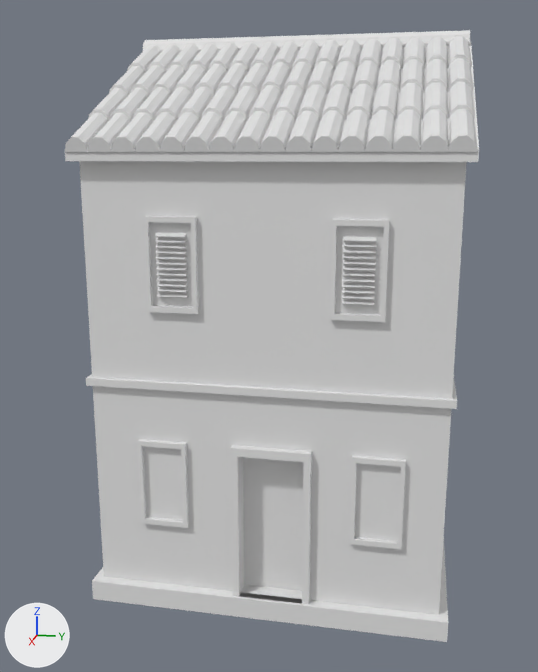
The Blender file Assets/Models/Italy Models/CS_ItalyHouse02.blend: old version first, new version second.
Camera for both pictures: a 50 mm lens placed at (8.19, 1.29, 4.29), pointed at (0.23, -0.31, 2.3). Lighting does not change. The marker at lower left points along +X, +Y and +Z.

The first picture shows 'Cylinder', 'building_001', 'building_001.001'.
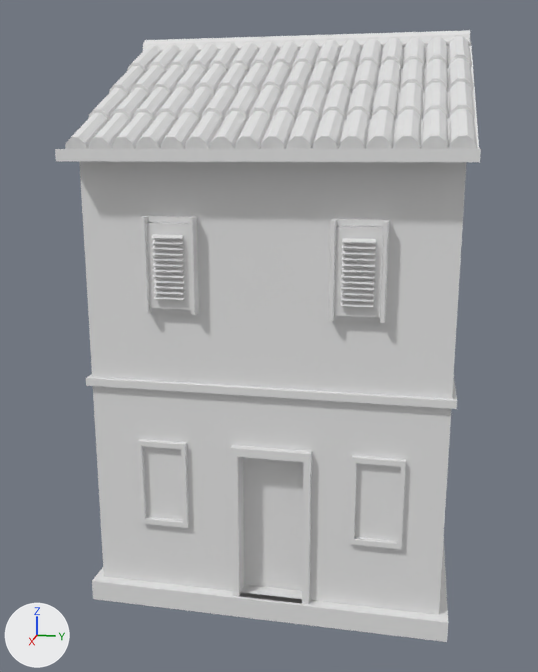
Location of each change, (x1, y1, x2, y2) in pixels of the pictures (538 x 672 px; the box of a moved part takes in the faces that stretch with it):
'building_001', reshaped
    before: (65, 41, 479, 642)
    after: (55, 41, 481, 642)
part 1 of me_building_001_mesh, moved or reshaped
    before: (335, 226, 384, 315)
    after: (329, 220, 389, 323)
part 2 of me_building_001_mesh, moved or reshaped
    before: (150, 222, 193, 307)
    after: (141, 216, 197, 315)
part 3 of me_building_001_mesh, added
    after: (55, 149, 481, 162)

Patch to the scene script:
```diff
--- a/Assets/Models/Italy Models/CS_ItalyHouse02.blend.py
+++ b/Assets/Models/Italy Models/CS_ItalyHouse02.blend.py
@@ me_building_001_mesh @@
 # used by ob_building_001; location = (0.0, 0.0, 0.0); scale = (1.0, 0.813, 1.0)
-me_building_001_mesh.from_pydata(...)  # 352 vertices, 285 faces; spans x -2.1..2.1, y -2.1..2.1, z 0.0..5.37
+me_building_001_mesh.from_pydata(...)  # 440 vertices, 373 faces; spans x -2.1..2.28, y -2.1..2.1, z 0.0..5.37
+# me_building_001_mesh part 1: 76 vertices removed from x 2.0..2.05, y 0.83..1.17, z 3.04..3.64; 116 vertices added at x 2.05..2.13, y 0.71..1.29, z 2.92..3.76
+# me_building_001_mesh part 2: 76 vertices removed from x 2.0..2.05, y -1.17..-0.83, z 3.04..3.64; 116 vertices added at x 2.05..2.13, y -1.29..-0.71, z 2.92..3.76
+# me_building_001_mesh part 3: 8 vertices added at x 2.15..2.28, y -2.1..2.1, z 4.22..4.32
 me_building_001_mesh.materials.append(mat_walls)
```
